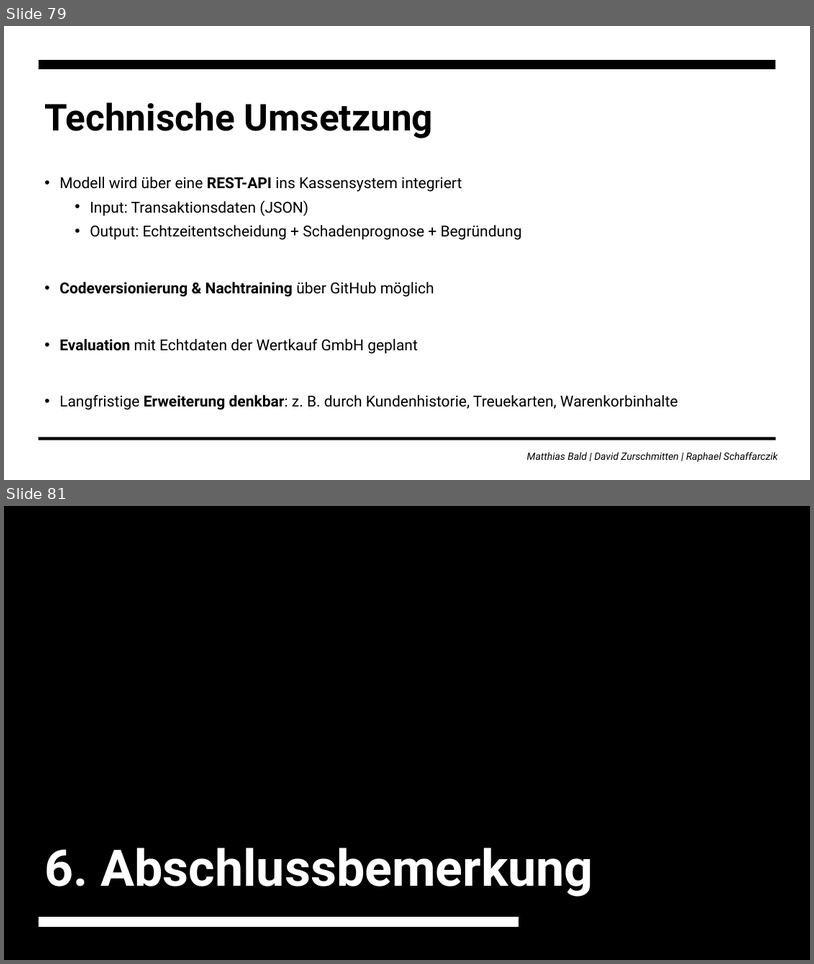
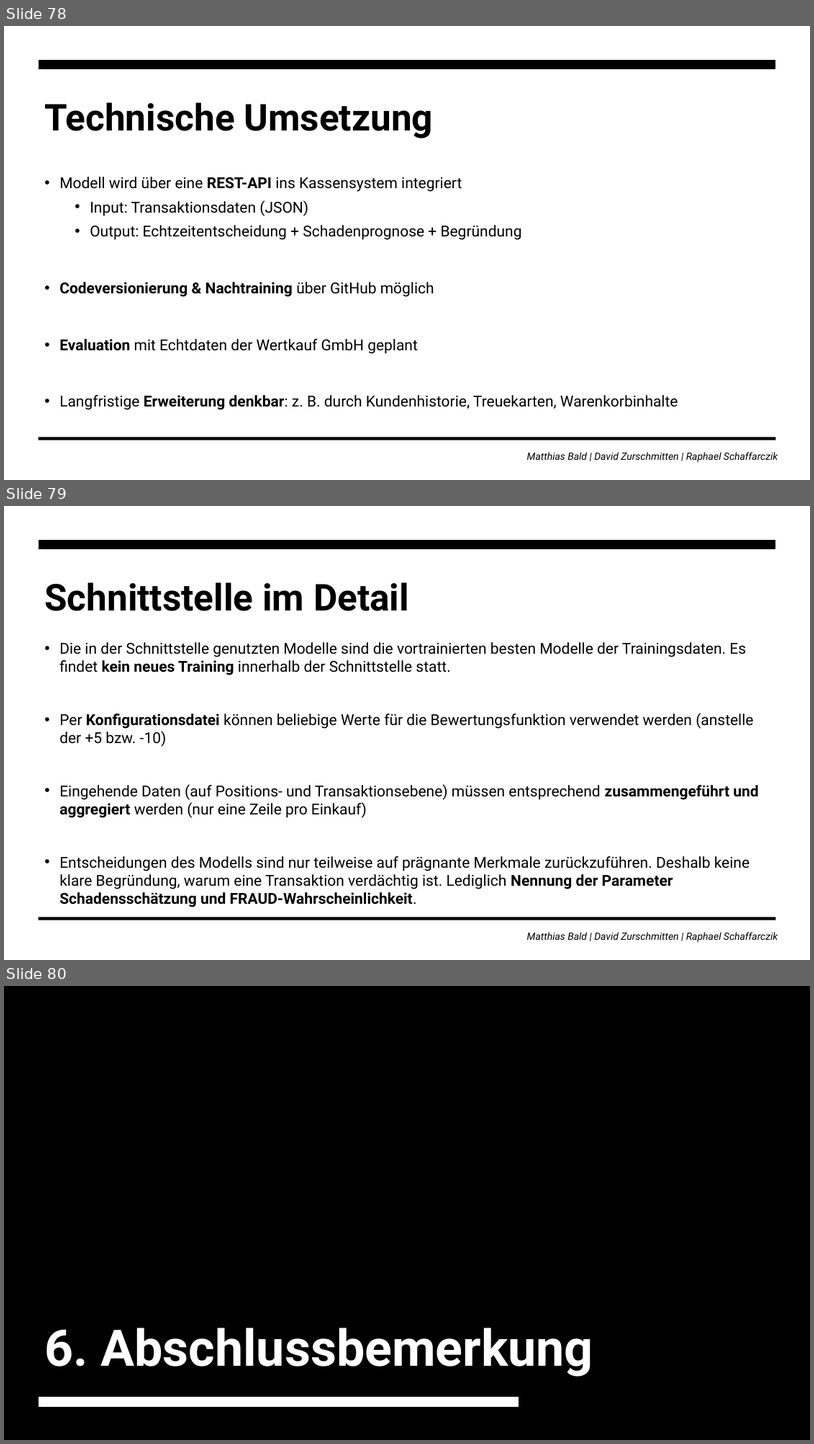
Before and after one commit to zurdavid/projektpraktikum-datascience, a slide deck: präsentationen/Abschlusspräsentation_Entwurf.pptx. Shown one above the other, each under a label of ours: slides 79 and 81 before the commit, slides 78, 79 and 80 after it; the slides between them are not shown. The pictures are 814x964 and 814x1444 pixels, drawn with LibreOffice and Linux fonts; fonts in the diff are those of the drawing. Boxes give left, top, right and bottom in pixels: in the first picture for what was removed or moved away, otherwise in the second. Text is boxed around its words. In the diff, an @@ line names an element or a change of style, - is before the commit and + after.

```diff
--- a/präsentationen/Abschlusspräsentation_Entwurf.pptx
+++ b/präsentationen/Abschlusspräsentation_Entwurf.pptx
@@ slide 79 added at bbox=[4, 506, 810, 960], background #FFFFFF; not listed: 3 template elements that a slide beside it also shows @@
@@ title added at bbox=[44, 582, 409, 611], 44 pt, text #000000, bold @@
+Schnittstelle im Detail
@@ text added at bbox=[59, 642, 759, 907], 18 pt, text #000000 @@
+• Die in der Schnittstelle genutzten Modelle sind die vortrainierten besten Modelle der Trainingsdaten. Es findet kein neues Training innerhalb der Schnittstelle statt.
+• Per Konfigurationsdatei können beliebige Werte für die Bewertungsfunktion verwendet werden (anstelle der +5 bzw. -10)
+• Eingehende Daten (auf Positions- und Transaktionsebene) müssen entsprechend zusammengeführt und aggregiert werden (nur eine Zeile pro Einkauf)
+• Entscheidungen des Modells sind nur teilweise auf prägnante Merkmale zurückzuführen. Deshalb keine klare Begründung, warum eine Transaktion verdächtig ist. Lediglich Nennung der Parameter Schadensschätzung und FRAUD-Wahrscheinlichkeit.
@@ what was slide 79 is now slide 78 @@
@@ what was slide 81 is now slide 80 @@
```
Also in this commit, not shown: 2 other slides added, 3 slides removed.
